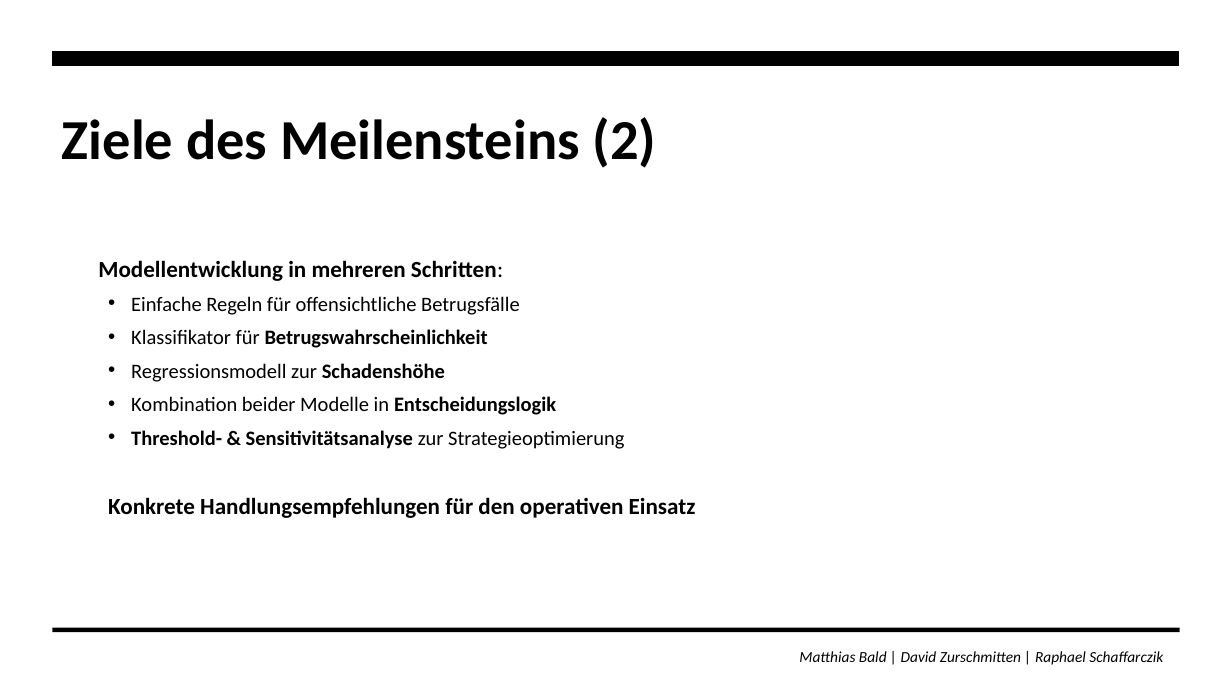
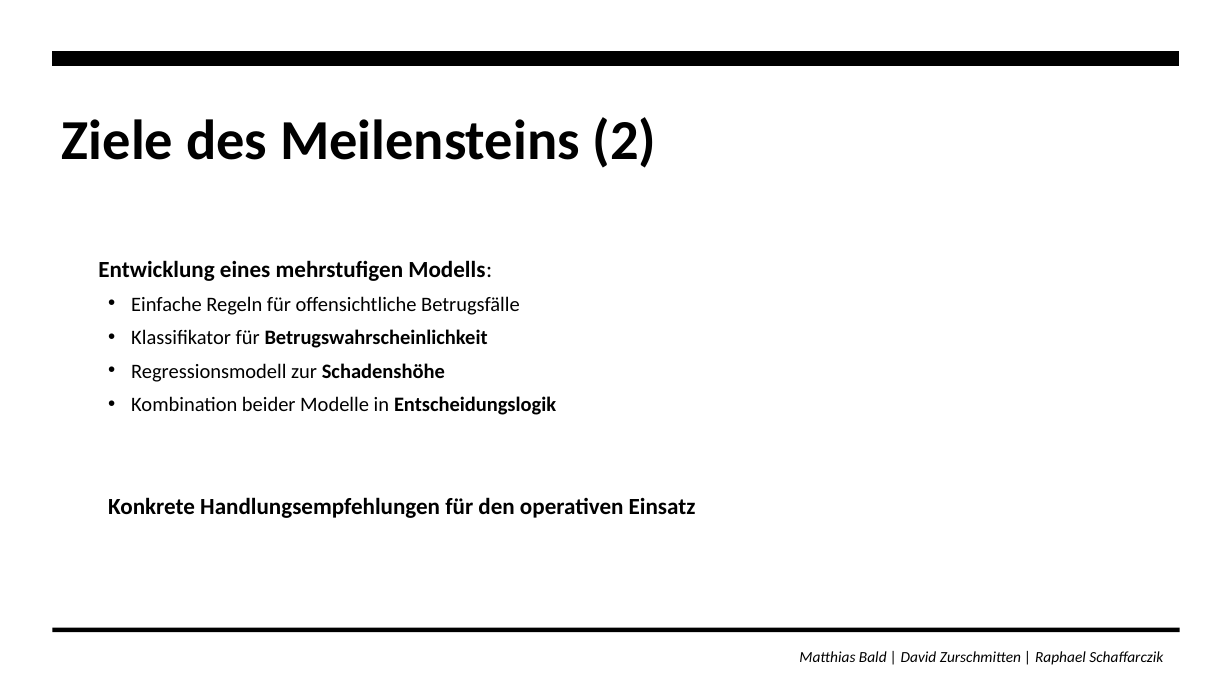
Before and after one commit to zurdavid/projektpraktikum-datascience, a slide deck: slide 48 of präsentationen/Abschlusspräsentation_Entwurf.pptx. Drawn at 1232x693 pixels with LibreOffice and Linux fonts; fonts in the diff are those of the drawing. Boxes give left, top, right and bottom in pixels: in the first picture for what was removed or moved away, otherwise in the second. Text is boxed around its words. In the diff, an @@ line names an element or a change of style, - is before the commit and + after.

```diff
--- a/präsentationen/Abschlusspräsentation_Entwurf.pptx
+++ b/präsentationen/Abschlusspräsentation_Entwurf.pptx
@@ text at [98,260,492,281]: text changed @@
-Modellentwicklung in mehreren Schritten:
+Entwicklung eines mehrstufigen Modells:
@@ text at [131,430,624,449]: paragraph removed @@
-  • Threshold- & Sensitivitätsanalyse zur Strategieoptimierung
```
Also in this commit, not shown: 9 other slides changed, 1 slide added, 3 slides removed.
